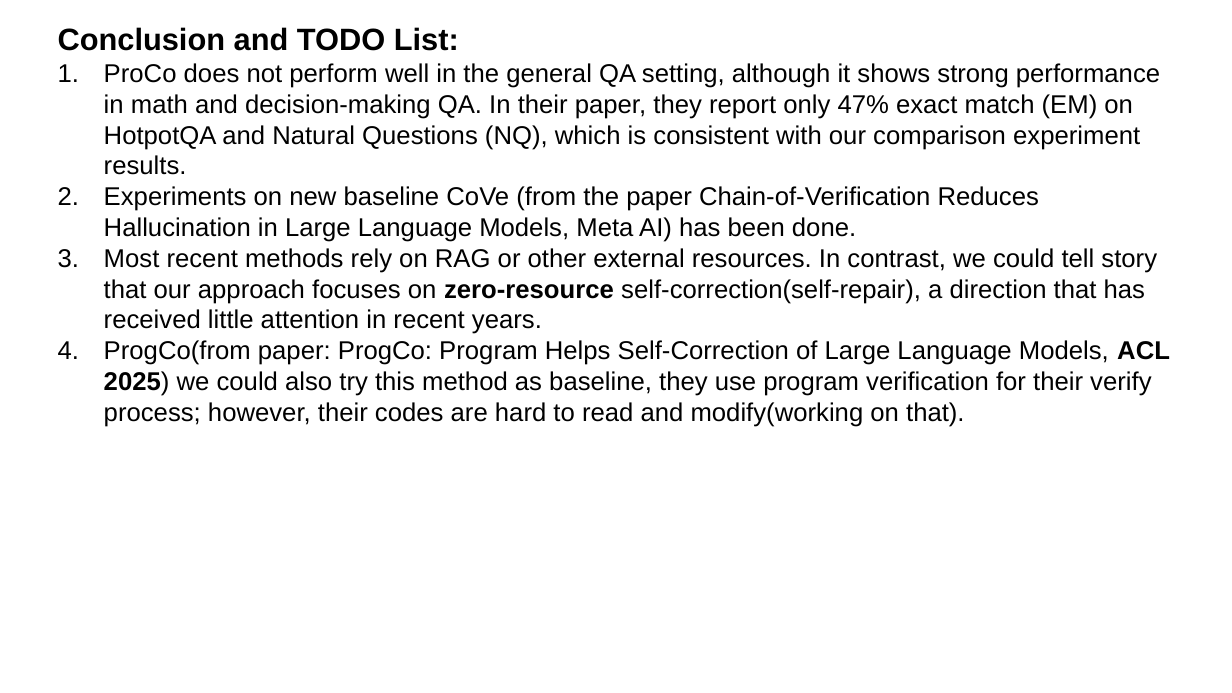
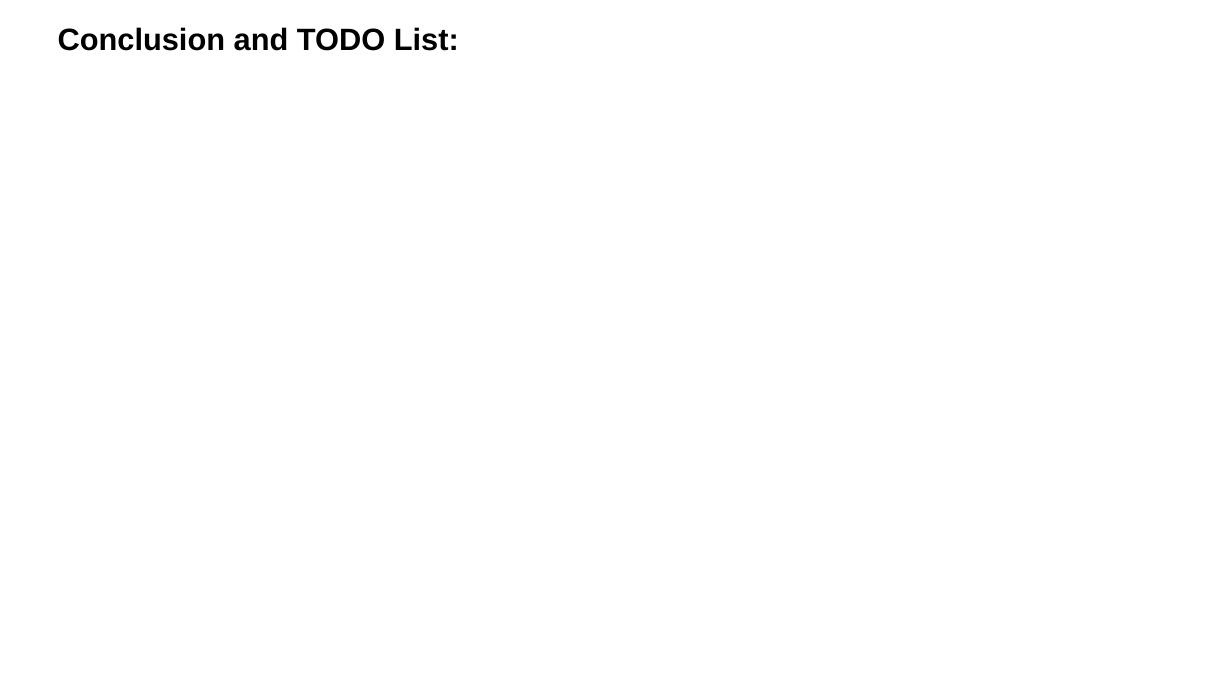
Before and after one commit to zbybr/LLMHalluMiti, a slide deck: slide 7 of slides/20251113.pptx (slide 5 before the commit). Drawn at 1232x693 pixels with LibreOffice and Linux fonts; fonts in the diff are those of the drawing. Boxes give left, top, right and bottom in pixels: in the first picture for what was removed or moved away, otherwise in the second. Text is boxed around its words. In the diff, an @@ line names an element or a change of style, - is before the commit and + after.

```diff
--- a/slides/20251113.pptx
+++ b/slides/20251113.pptx
@@ text at [104,63,1170,427]: paragraphs removed @@
-1. ProCo does not perform well in the general QA setting, although it shows strong performance in math and decision-making QA. In their paper, they report only 47% exact match (EM) on HotpotQA and Natural Questions (NQ), which is consistent with our comparison experiment results.
-2. Experiments on new baseline CoVe (from the paper Chain-of-Verification Reduces Hallucination in Large Language Models, Meta AI) has been done.
-3. Most recent methods rely on RAG or other external resources. In contrast, we could tell story that our approach focuses on zero-resource self-correction(self-repair), a direction that has received little attention in recent years.
-4. ProgCo(from paper: ProgCo: Program Helps Self-Correction of Large Language Models, ACL 2025) we could also try this method as baseline, they use program verification for their verify process; however, their codes are hard to read and modify(working on that).
```
Also in this commit, not shown: 4 other slides changed, 2 slides added.
